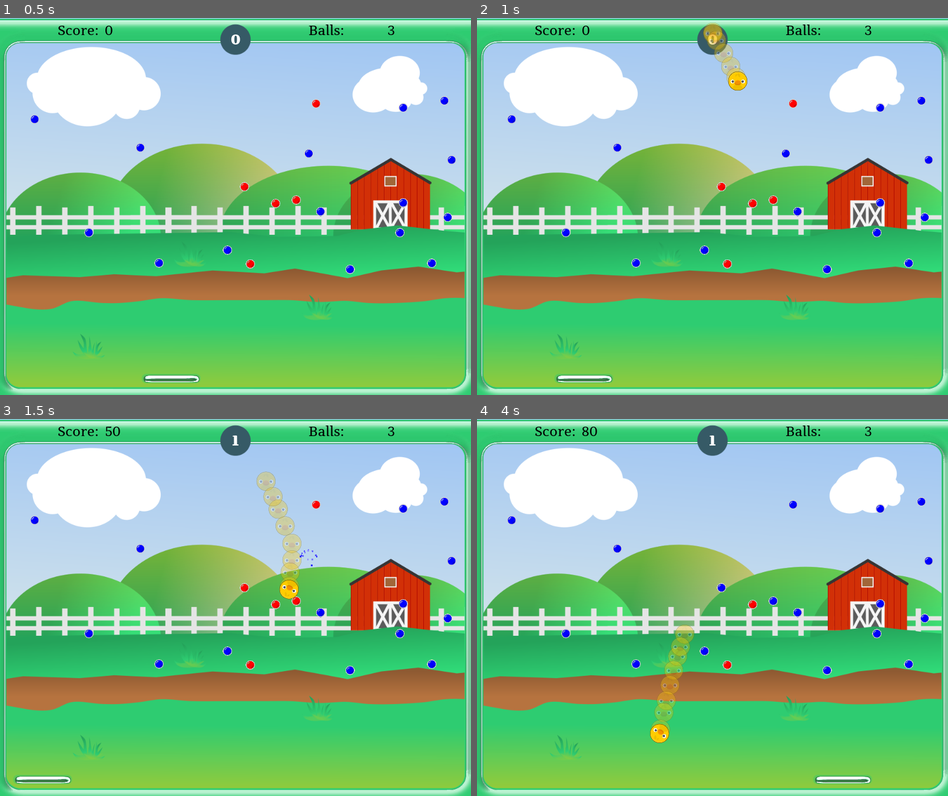
Above: before the commit, frames 1-4 (two rows, left to right).
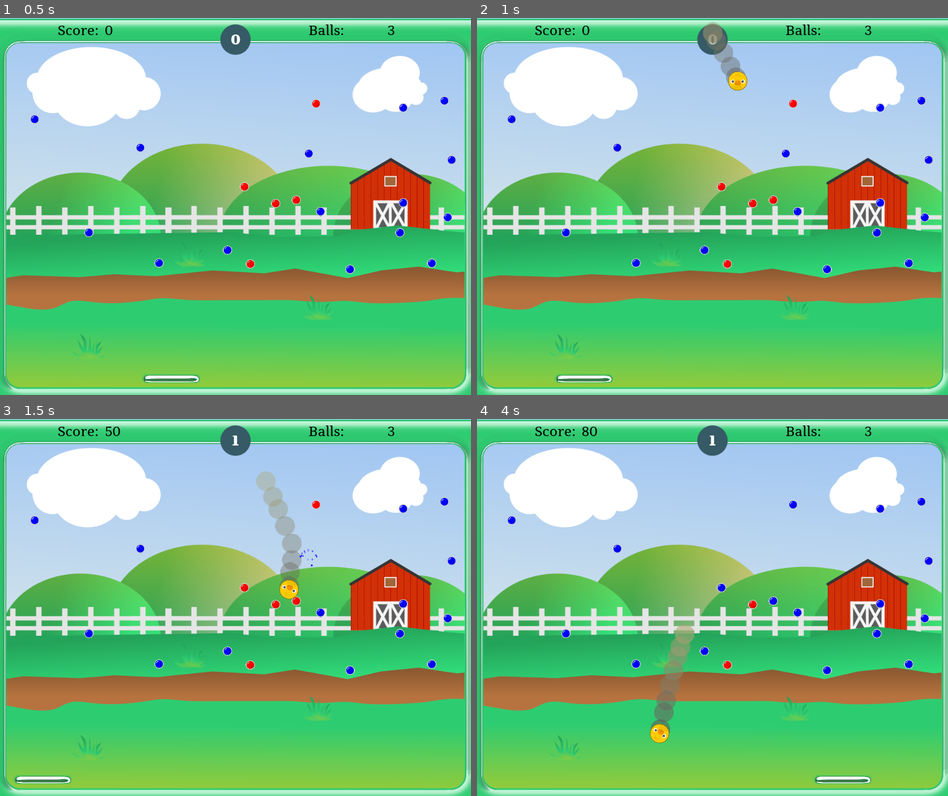
Above: after the commit, the same moments.

Repository: doctor-g/GGJ21
Game: Godot game, scene res://src/Level.tscn
Two runs of this game, one before a commit and one after it. Both use one fixed random seed, a clock stepped at 60 frames per second and the inputs below.
Inputs (mouse positions are in pixels of both pictures, inside the frame that each line leads up to):
- Up to frame 1 (0.5 s): no input
- Up to frame 2 (1 s): move the mouse to (816, 187) at 0.52 s; click (816, 187) at 0.67 s
- Up to frame 3 (1.5 s): move the mouse to (141, 626) at 1.27 s; click (141, 626) at 1.42 s
- Up to frame 4 (4 s): move the mouse to (759, 524) at 2.02 s; click (759, 524) at 2.17 s; move the mouse to (688, 682) at 2.77 s; click (688, 682) at 2.92 s; move the mouse to (853, 664) at 3.52 s; click (853, 664) at 3.67 s

Frame 1 is identical in both runs. In frame 2, 0.5% of the frame differs, in the area x 48-57%, y 1-18%; in frame 3, 1.0%, in the area x 54-64%, y 13-45%; in frame 4, 1.0%.

Commit message:
Mess with ball trail

Diff:
--- a/project/src/Ball.gd
+++ b/project/src/Ball.gd
@@ -1,6 +1,11 @@
 class_name Ball
 extends RigidBody2D
 
+var alpha
+
+func _process(delta):
+	alpha = lerp(0,1,clamp(linear_velocity.length_squared()/300000, 0, 1))
+	$CPUParticles2D.modulate = Color(1,1,1,alpha)
 
 func _on_Ball_body_shape_entered(_body_id, body, _body_shape, _local_shape):
 	if body is Peg:
--- a/project/src/Ball.tscn
+++ b/project/src/Ball.tscn
@@ -1,12 +1,16 @@
-[gd_scene load_steps=7 format=2]
+[gd_scene load_steps=9 format=2]
 
 [ext_resource path="res://assets/animals/chick.png" type="Texture" id=1]
 [ext_resource path="res://src/Ball.gd" type="Script" id=2]
 [ext_resource path="res://assets/SFX/TrampolineHit.wav" type="AudioStream" id=3]
 [ext_resource path="res://assets/SFX/Peg_Hit.wav" type="AudioStream" id=4]
+[ext_resource path="res://assets/New Piskel.png" type="Texture" id=5]
 
 [sub_resource type="PhysicsMaterial" id=1]
 bounce = 0.2
+
+[sub_resource type="Gradient" id=3]
+colors = PoolColorArray( 0.352941, 0.352941, 0.352941, 0.588235, 0.713726, 0.686275, 0.466667, 0.588235 )
 
 [sub_resource type="CircleShape2D" id=2]
 radius = 21.0
@@ -21,13 +25,13 @@
 [node name="CPUParticles2D" type="CPUParticles2D" parent="."]
 lifetime = 0.5
 local_coords = false
-texture = ExtResource( 1 )
+texture = ExtResource( 5 )
 direction = Vector2( 0, -1 )
 spread = 0.0
 gravity = Vector2( 0, 0 )
 initial_velocity = 50.0
-scale_amount = 0.3
-color = Color( 1, 1, 1, 0.32549 )
+scale_amount = 1.3
+color_ramp = SubResource( 3 )
 
 [node name="Sprite" type="Sprite" parent="."]
 scale = Vector2( 0.3, 0.3 )
Binary file added: project/assets/New Piskel.png
Not shown, added: project/assets/New Piskel.png.import
Not shown, added: raw_assets/art/New Piskel.piskel
